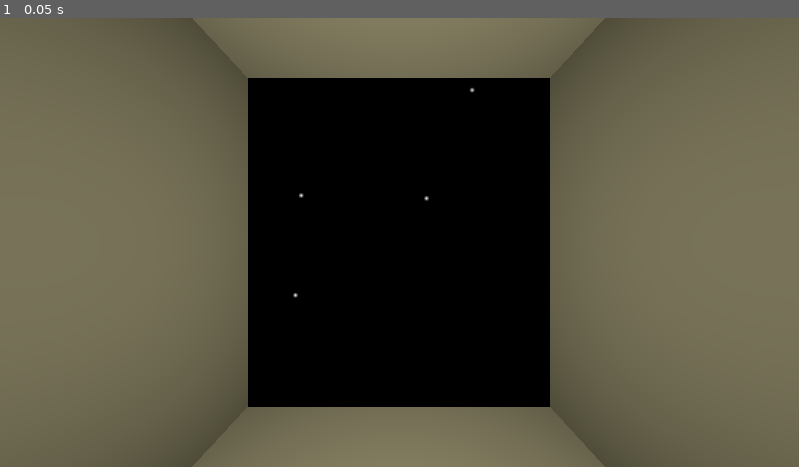
Above: before the commit, frame 1.
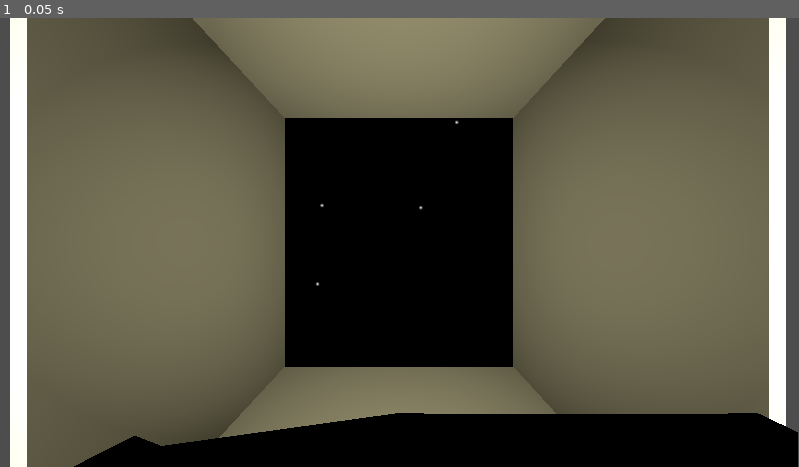
Above: after the commit, the same moment.

Repository: frndotmsn/moon
Game: Godot game, scene res://main_scene.tscn
Two runs of this game, one before a commit and one after it. Both use one fixed random seed, a clock stepped at 60 frames per second and the inputs below.
Inputs:
- Up to frame 1 (0.05 s): no input

The runs differ from the first frame. In frame 1, 27% of the frame differs, in the area x 0-100%, y 0-100%.

Commit message:
hallo
desk eingefügt

Diff:
--- a/main_scene.tscn
+++ b/main_scene.tscn
@@ -2,6 +2,7 @@
 
 [ext_resource type="Material" uid="uid://dfc4nlamyqe3x" path="res://wall_material.tres" id="1_0f027"]
 [ext_resource type="Texture2D" uid="uid://gdj7kkg1l5xn" path="res://background.png" id="2_2c62f"]
+[ext_resource type="PackedScene" uid="uid://d1mccvy6reoat" path="res://desk.glb" id="3_gyfs4"]
 
 [sub_resource type="BoxMesh" id="BoxMesh_2c62f"]
 material = ExtResource("1_0f027")
@@ -14,6 +15,7 @@
 [node name="Node3D" type="Node3D" unique_id=1246351920]
 
 [node name="Camera3D" type="Camera3D" parent="." unique_id=1023059457]
+transform = Transform3D(1, 0, 0, 0, 1, 0, 0, 0, 1, 0, 0, 0.35070056)
 fov = 62.3
 
 [node name="MeshInstance3D" type="MeshInstance3D" parent="." unique_id=607691012]
@@ -47,3 +49,6 @@
 [node name="Sprite3D" type="Sprite3D" parent="." unique_id=710555304]
 transform = Transform3D(1, 0, 0, 0, 1, 0, 0, 0, 1, 0, 0, -1.30373)
 texture = ExtResource("2_2c62f")
+
+[node name="desk" parent="." unique_id=555175987 instance=ExtResource("3_gyfs4")]
+transform = Transform3D(-2.1855695e-09, 0, -0.05, 0, 0.05, 0, 0.05, 0, -2.1855695e-09, 0.10490847, -0.47935373, 0.07537767)
Not shown, changed: background.png.import
Binary file added: desk.glb
Not shown, added: desk.glb.import
Not shown, changed: icon.svg.import
